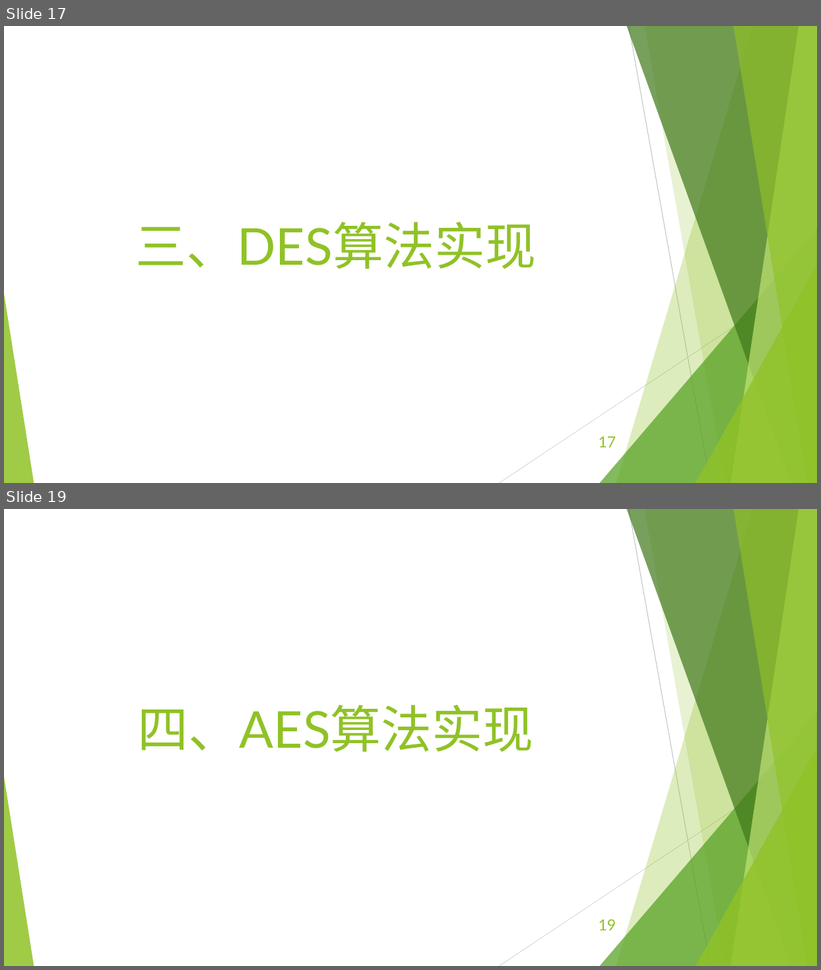
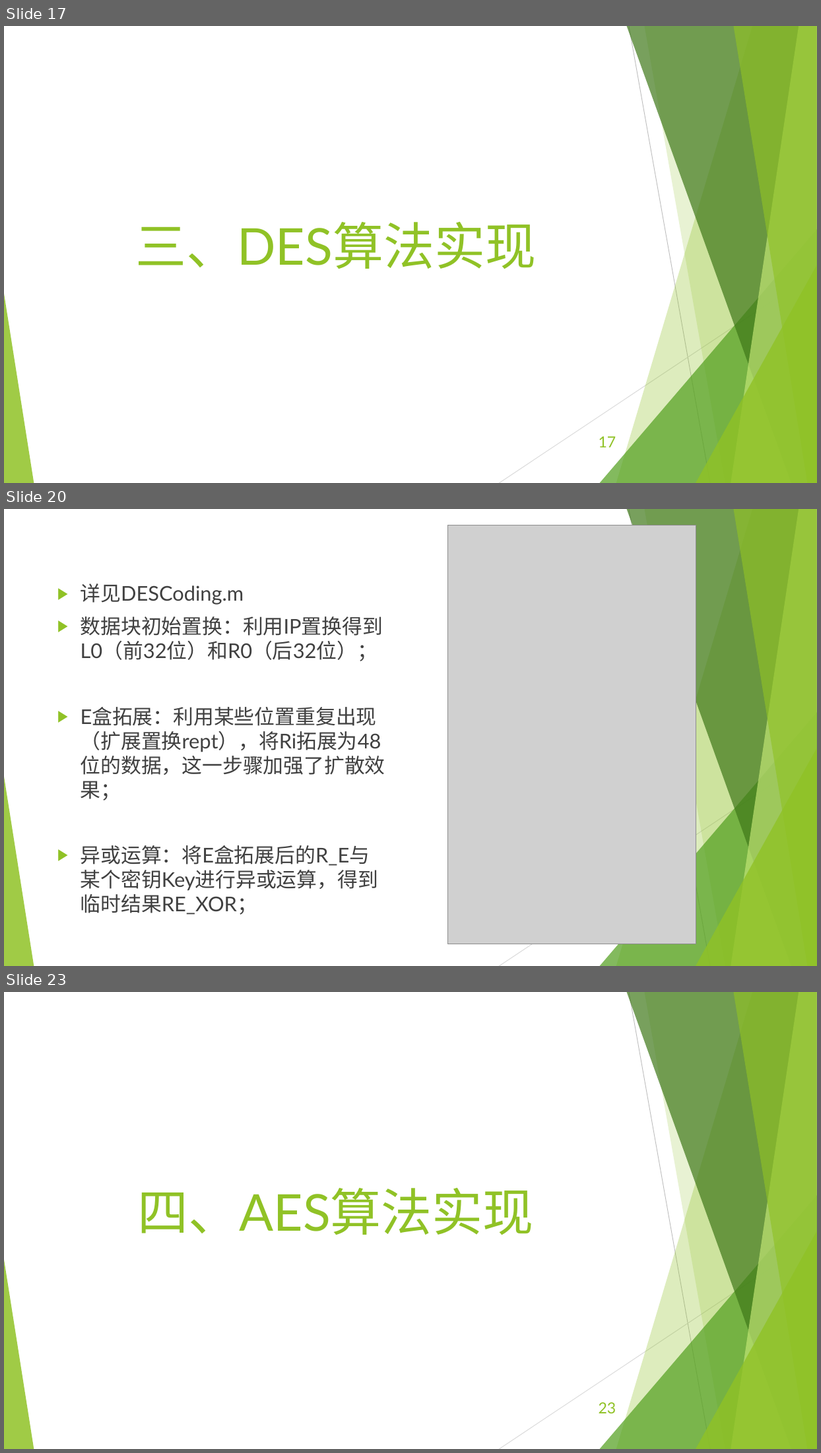
Before and after one commit to EECodingPresentation/project2, a slide deck: 展示报告.pptx. Shown one above the other, each under a label of ours: slides 17 and 19 before the commit, slides 17, 20 and 23 after it; the slides between them are not shown. The pictures are 821x970 and 821x1453 pixels, drawn with LibreOffice and Linux fonts; fonts in the diff are those of the drawing; grey boxes stand for pictures. Boxes give left, top, right and bottom in pixels: in the first picture for what was removed or moved away, otherwise in the second. Text is boxed around its words. In the diff, an @@ line names an element or a change of style, - is before the commit and + after.

```diff
--- a/展示报告.pptx
+++ b/展示报告.pptx
@@ slide 20 added at <box>4,509,817,966</box>, background #FFFFFF; not listed: 10 template elements that a slide beside it also shows @@
@@ picture added at <box>448,525,696,945</box> @@
@@ text added at <box>81,584,385,915</box>, 24 pt, text #404040 @@
+▶ 详见DESCoding.m
+▶ 数据块初始置换：利用IP置换得到L0（前32位）和R0（后32位）；
+▶ E盒拓展：利用某些位置重复出现（扩展置换rept），将Ri拓展为48位的数据，这一步骤加强了扩散效果；
+▶ 异或运算：将E盒拓展后的R_E与某个密钥Key进行异或运算，得到临时结果RE_XOR；
@@ what was slide 19 is now slide 23 @@
@@ page number at <box>599,1403,616,1414</box>: text changed @@
-19
+23
```
Also in this commit, not shown: 4 other slides added, 1 slide removed.
